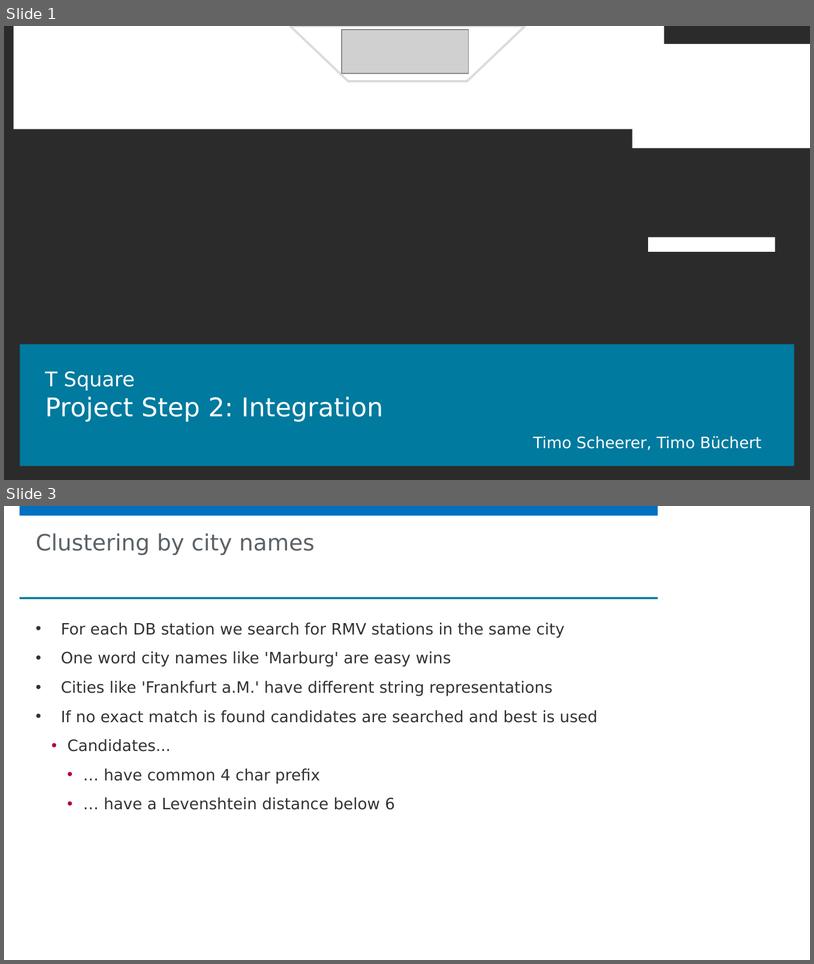
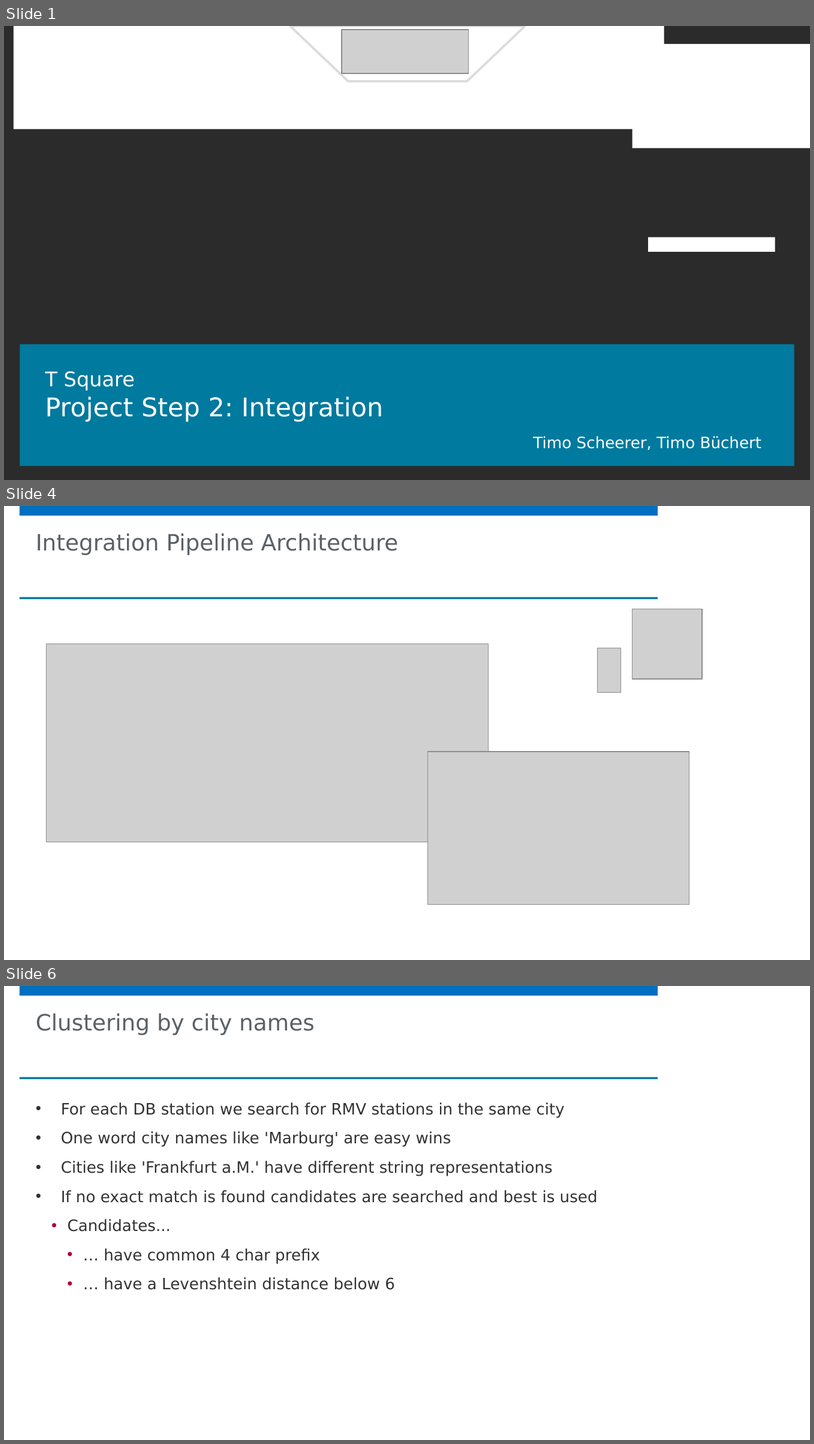
Before and after one commit to TimoBuechert/umr-data-integration-project, a slide deck: 2_integration/T_Square_Integration_Slides.pptx. Shown one above the other, each under a label of ours: slides 1 and 3 before the commit, slides 1, 4 and 6 after it; the slides between them are not shown. The pictures are 814x964 and 814x1444 pixels, drawn with LibreOffice and Linux fonts; fonts in the diff are those of the drawing; grey boxes stand for pictures; background and template pictures are left out; a plain dark background stands for a picture behind light text. Boxes give left, top, right and bottom in pixels: in the first picture for what was removed or moved away, otherwise in the second. Text is boxed around its words. In the diff, an @@ line names an element or a change of style, - is before the commit and + after.

Commit message:
- finalize integration slides - refactor - add pgadmin to docker-compose

```diff
--- a/2_integration/T_Square_Integration_Slides.pptx
+++ b/2_integration/T_Square_Integration_Slides.pptx
@@ slide 4 added at [4,506,810,960], background #FFFFFF; not listed: 4 template elements that a slide beside it also shows @@
@@ title added at [36,533,399,555], 20 pt, text #5A6166 @@
+Integration Pipeline Architecture
@@ picture added at [632,609,702,679] @@
@@ picture added at [47,644,489,841] @@
@@ picture added at [597,648,621,692] @@
@@ picture added at [428,751,689,904] @@
@@ what was slide 3 is now slide 6 @@
```
Also in this commit, not shown: 1 slide changed, 2 other slides added, 6 other files.
